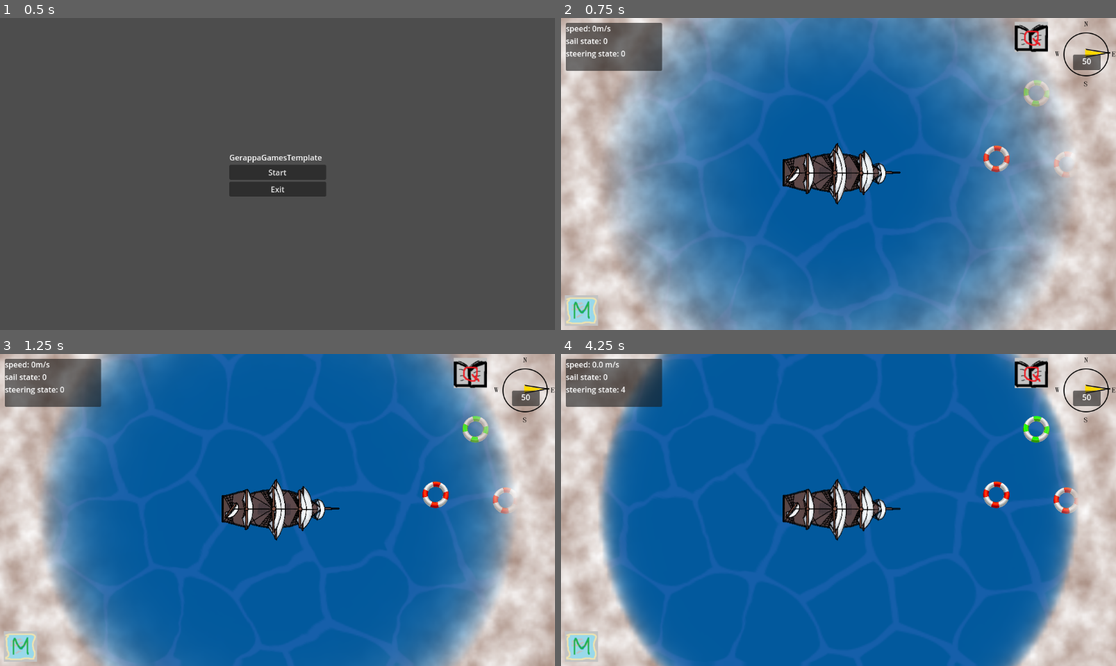
Above: before the commit, frames 1-4 (two rows, left to right).
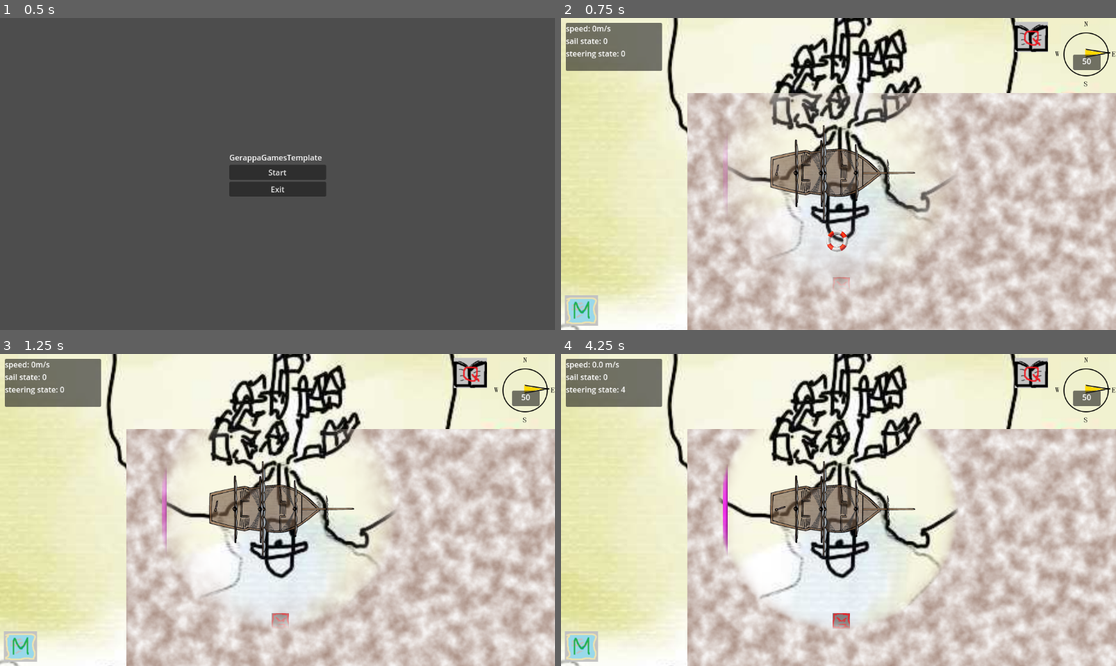
Above: after the commit, the same moments.

Repository: danigeri/AnchorAndAlmanac
Game: Godot game, scene res://Intro/intro.tscn
Two runs of this game, one before a commit and one after it. Both use one fixed random seed, a clock stepped at 60 frames per second and the inputs below. Video files are missing from this copy of the repository; at most half a second of black plays in their place. Sound files missing from this copy of the repository are replaced by a short silence.
Inputs:
- Up to frame 1 (0.5 s): no input
- Up to frame 2 (0.75 s): click "Start" at 0.5 s
- Up to frame 3 (1.25 s): no input
- Up to frame 4 (4.25 s): tap Enter (ui_accept) at 1.25, 1.52, 2.27, 3.77 s; hold Right (ui_right) 1.28-2.03 s; tap Q at 1.35, 2.85 s; hold Down (ui_down) 2.03-2.78 s; tap M at 2.1, 3.6 s; hold Right (ui_right) 2.78-3.53 s; hold Up (ui_up) from 3.53 s (still down)

Frame 1 is identical in both runs. In frame 2, 90% of the frame differs, in the area x 0-100%, y 0-100%; in frame 3, 91%; in frame 4, 92%.

Commit message:
added cp sounds and temp map, added paddle with rotation

Diff:
--- a/Ship/ship.gd
+++ b/Ship/ship.gd
@@ -25,6 +25,16 @@
 	SteeringStates.MAX_RIGHT: deg_to_rad(30)
 }
 
+const PADDLE_ROTATE_DICT = {
+	SteeringStates.MAX_LEFT: 260,
+	SteeringStates.MID_LEFT: 230,
+	SteeringStates.SMALL_LEFT: 200,
+	SteeringStates.FORWARD: 180,
+	SteeringStates.SMALL_RIGHT: 160,
+	SteeringStates.MID_RIGHT: 130,
+	SteeringStates.MAX_RIGHT:100
+}
+
 # The quotient of how the turn speed is dependent of the current speed.
 const TURN_SPEED_QUOTIENT: float = 0.5
 
@@ -44,7 +54,14 @@
 @onready var hitbox: Area2D = $Hitbox
 @onready var animation_player: AnimationPlayer = $AnimationPlayer
 @onready var sprite_2d: Sprite2D = $Sprite2D
-
+@onready var paddle: Sprite2D = $Sprite2D/Paddle
+
+var ship_sail_textures = {
+	0: preload("uid://bbieh6ykr1utn"),
+	1: preload("uid://2dmopix4411b"),
+	2: preload("uid://2y2bbaay71to"),
+	3: preload("uid://dro2oifwem04m")
+}
 
 func _ready() -> void:
 	hitbox.body_entered.connect(_on_hitbox_body_entered)
@@ -92,6 +109,7 @@
 		sail_state -= 1
 		sail_state_change.emit(sail_state)
 	set_max_speed(sail_state)
+	set_ship_texture(sail_state)
 
 
 func move(delta: float) -> void:
@@ -199,3 +217,10 @@
 	if event.is_action_pressed("ui_left") and steering_state > SteeringStates.MAX_LEFT:
 		steering_state -= 1
 	steering_state_change.emit(steering_state)
+	update_paddle_angle(steering_state)
+
+func set_ship_texture(state: int) -> void:
+	sprite_2d.texture = ship_sail_textures[state]
+
+func update_paddle_angle(state: SteeringStates) -> void:
+	paddle.set_rotation_degrees(PADDLE_ROTATE_DICT[state])
--- a/Ship/ship.tscn
+++ b/Ship/ship.tscn
@@ -1,14 +1,15 @@
-[gd_scene load_steps=9 format=3 uid="uid://b3e5wvna1fkp5"]
+[gd_scene load_steps=10 format=3 uid="uid://b3e5wvna1fkp5"]
 
 [ext_resource type="Script" uid="uid://cyhid3hiv7efg" path="res://Ship/ship.gd" id="1_1p84g"]
-[ext_resource type="Texture2D" uid="uid://ipfg4fdeomcl" path="res://Ship/ship_art.png" id="2_q4ev1"]
+[ext_resource type="Texture2D" uid="uid://bbieh6ykr1utn" path="res://Ship/ship_sail_0.png" id="2_q4ev1"]
+[ext_resource type="Texture2D" uid="uid://bhycrauchho3c" path="res://Ship/lapat.png" id="3_edrfk"]
 
 [sub_resource type="CapsuleShape2D" id="CapsuleShape2D_q4ev1"]
 radius = 27.41936
-height = 89.34426
+height = 65.91135
 
 [sub_resource type="CapsuleShape2D" id="CapsuleShape2D_edrfk"]
-radius = 36.0
+radius = 32.61192
 height = 240.47607
 
 [sub_resource type="Animation" id="Animation_edrfk"]
@@ -102,24 +103,38 @@
 
 [node name="Ship" type="CharacterBody2D"]
 script = ExtResource("1_1p84g")
+max_speed_mps = null
+turn_rad = null
+inertia = null
 
 [node name="Sprite2D" type="Sprite2D" parent="."]
-position = Vector2(-3, -2)
 texture = ExtResource("2_q4ev1")
 
+[node name="Paddle" type="Sprite2D" parent="Sprite2D"]
+position = Vector2(0, 257)
+rotation = 1.7453293
+texture = ExtResource("3_edrfk")
+centered = false
+offset = Vector2(-198.76425, -598.2791)
+
 [node name="CollisionShape2D" type="CollisionShape2D" parent="."]
-position = Vector2(-1, 16)
-scale = Vector2(-1.3373358, 2.3335693)
+visible = false
+position = Vector2(-9, 58)
+scale = Vector2(-3.297335, 6.4935703)
 shape = SubResource("CapsuleShape2D_q4ev1")
 
 [node name="Hitbox" type="Area2D" parent="."]
+visible = false
+position = Vector2(-6.9999995, 80)
+scale = Vector2(2.2000017, -1.9071214)
 
 [node name="HitboxShape" type="CollisionShape2D" parent="Hitbox"]
 position = Vector2(-1, 10)
-scale = Vector2(1, 0.84000045)
+scale = Vector2(1.340836, 0.9764013)
 shape = SubResource("CapsuleShape2D_edrfk")
 
 [node name="Camera2D" type="Camera2D" parent="."]
+zoom = Vector2(0.5, 0.5)
 
 [node name="AnimationPlayer" type="AnimationPlayer" parent="."]
 libraries = {
--- a/ShipLog/ship_log_sound.gd
+++ b/ShipLog/ship_log_sound.gd
@@ -2,14 +2,13 @@
 
 ## todo update mp3 file names if needed
 var checkpoint_stories = {
-	0: preload("res://ShipLog/1_cp_story.mp3"),
-	1: preload("res://ShipLog/2_cp_story.mp3"),
-	2: preload("res://ShipLog/3_cp_story.mp3"),
-	3: preload("res://ShipLog/4_cp_story.mp3"),
-	4: preload("res://ShipLog/5_cp_story.mp3"),
-	5: preload("res://ShipLog/6_cp_story.mp3")
+	0: preload("uid://bu80jpfof1bn0"),
+	1: preload("uid://clein2ho2iawr"),
+	2: preload("uid://dhlxq4yijlgtf"),
+	3: preload("uid://be5eblpb72gno"),
+	4: preload("uid://b0g84o8m0uge6"),
+	5: preload("uid://ddohwvbw7m0rs")
 }
-
 
 func _ready() -> void:
 	## set to always so ship log sound doesn't stop on pause
--- a/UI/ui.gd
+++ b/UI/ui.gd
@@ -7,11 +7,12 @@
 @onready var questlog: Node2D = $Questlog
 @onready var minimap: Node2D = $Minimap
 @onready var minimap_icon: Sprite2D = $UserInterface/MinimapIcon
-
+@export var player: CharacterBody2D
 
 func _ready() -> void:
 	## set to always so unpause is possible with InputEvent
 	process_mode = Node.PROCESS_MODE_ALWAYS
+	minimap.player = player
 
 
 func _input(event: InputEvent) -> void:
--- a/default_bus_layout.tres
+++ b/default_bus_layout.tres
@@ -1,4 +1,7 @@
-[gd_resource type="AudioBusLayout" format=3 uid="uid://b0ymg8u3qy086"]
+[gd_resource type="AudioBusLayout" load_steps=2 format=3 uid="uid://b0ymg8u3qy086"]
+
+[sub_resource type="AudioEffectRecord" id="AudioEffectRecord_j3pel"]
+resource_name = "Record"
 
 [resource]
 bus/0/volume_db = 1.0604935
@@ -6,8 +9,10 @@
 bus/1/solo = false
 bus/1/mute = false
 bus/1/bypass_fx = false
-bus/1/volume_db = 6.0199986
+bus/1/volume_db = 1.0604935
 bus/1/send = &"Master"
+bus/1/effect/0/effect = SubResource("AudioEffectRecord_j3pel")
+bus/1/effect/0/enabled = true
 bus/2/name = &"SFX"
 bus/2/solo = false
 bus/2/mute = false
--- a/game_loop.tscn
+++ b/game_loop.tscn
@@ -1,7 +1,8 @@
-[gd_scene load_steps=14 format=3 uid="uid://cp03gm3dbew5m"]
+[gd_scene load_steps=15 format=3 uid="uid://cp03gm3dbew5m"]
 
 [ext_resource type="Script" uid="uid://dw8mem4hdxy6f" path="res://game_loop.gd" id="1_7f3si"]
 [ext_resource type="PackedScene" uid="uid://bogiyxh8easoc" path="res://FogOfWar/FogOfWar.tscn" id="2_4dmyq"]
+[ext_resource type="Texture2D" uid="uid://ghpw8h3xtjbv" path="res://temp_waves_terkep.jpg" id="2_dgo6t"]
 [ext_resource type="PackedScene" uid="uid://cets1rd56c807" path="res://WaterShader/Water.tscn" id="2_lxk7w"]
 [ext_resource type="PackedScene" uid="uid://b3e5wvna1fkp5" path="res://Ship/ship.tscn" id="2_u3r3m"]
 [ext_resource type="Script" uid="uid://dh7fh7dy5lpkx" path="res://Wind/wind.gd" id="2_x7b5a"]
@@ -17,7 +18,13 @@
 [node name="GameLoop" type="Node2D"]
 script = ExtResource("1_7f3si")
 
+[node name="TempTerkep" type="Sprite2D" parent="."]
+position = Vector2(-3809, 1955)
+scale = Vector2(5, 5)
+texture = ExtResource("2_dgo6t")
+
 [node name="Water" parent="." instance=ExtResource("2_lxk7w")]
+visible = false
 position = Vector2(537, 311)
 scale = Vector2(3, 3)
 
@@ -29,39 +36,40 @@
 inertia = 10.0
 
 [node name="EndgameBarrier" parent="." instance=ExtResource("5_v6ba6")]
-position = Vector2(-338, 351)
+position = Vector2(159, 359)
 scale = Vector2(1, 3.92)
 
-[node name="UI" parent="." instance=ExtResource("5_vfyqg")]
+[node name="UI" parent="." node_paths=PackedStringArray("player") instance=ExtResource("5_vfyqg")]
+player = NodePath("../Ship")
 
 [node name="Checkpoints" type="Node2D" parent="."]
 
 [node name="Checkpoint" parent="Checkpoints" instance=ExtResource("9_vfyqg")]
-position = Vector2(956, 305)
+position = Vector2(624, 615)
 landmark_texture = ExtResource("10_v6ba6")
 
 [node name="Checkpoint2" parent="Checkpoints" instance=ExtResource("9_vfyqg")]
-position = Vector2(1039, 169)
+position = Vector2(-264, 3128)
 landmark_texture = ExtResource("11_pyewy")
 landmark_type = 1
 
 [node name="Checkpoint3" parent="Checkpoints" instance=ExtResource("9_vfyqg")]
-position = Vector2(1102, 317)
+position = Vector2(-2702, 731)
 landmark_texture = ExtResource("10_v6ba6")
 landmark_type = 2
 
 [node name="Checkpoint4" parent="Checkpoints" instance=ExtResource("9_vfyqg")]
-position = Vector2(1187, 188)
+position = Vector2(-3745, 4972)
 landmark_texture = ExtResource("11_pyewy")
 landmark_type = 3
 
 [node name="Checkpoint5" parent="Checkpoints" instance=ExtResource("9_vfyqg")]
-position = Vector2(1257, 407)
+position = Vector2(-7547, 2849)
 landmark_texture = ExtResource("10_v6ba6")
 landmark_type = 4
 
 [node name="Checkpoint6" parent="Checkpoints" instance=ExtResource("9_vfyqg")]
-position = Vector2(1364, 272)
+position = Vector2(-7458, -911)
 landmark_texture = ExtResource("11_pyewy")
 landmark_type = 5
 
Binary file added: Ship/lapat.png
Not shown, added: Ship/lapat.png.import
Binary file added: Ship/lapat_small.png
Not shown, added: Ship/lapat_small.png.import
Binary file added: Ship/ship_sail_0.png
Not shown, added: Ship/ship_sail_0.png.import
Binary file added: Ship/ship_sail_1.png
Not shown, added: Ship/ship_sail_1.png.import
Binary file added: Ship/ship_sail_2.png
Not shown, added: Ship/ship_sail_2.png.import
Binary file added: Ship/ship_sail_3.png
Not shown, added: Ship/ship_sail_3.png.import
(and 28 more such lines)
